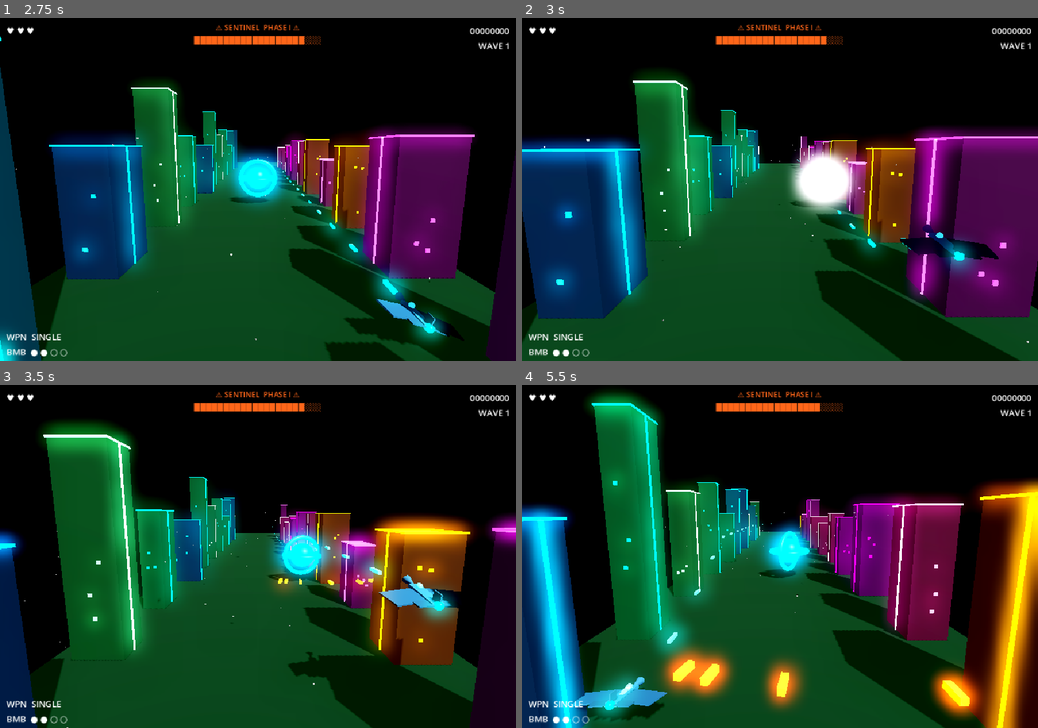
Above: before the commit, frames 1-4 (two rows, left to right).
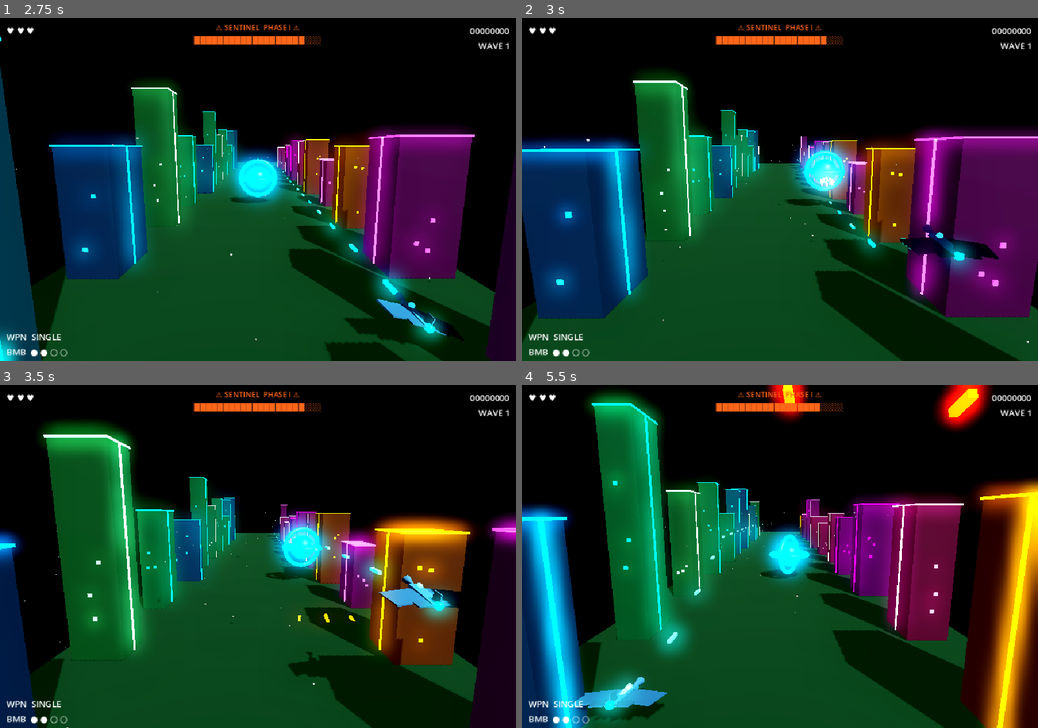
Above: after the commit, the same moments.

Repository: gallak87/tech9
Game: Godot game, scene res://scenes/Main.tscn
Same seed, same stepped clock (60 frames per second), same inputs: the game is played once before the commit and once after it.
Inputs:
- Up to frame 1 (2.75 s): tap Enter (ui_accept) at 0.5, 0.77, 1.52 s; hold D (move_right) 0.53-1.28 s; tap B at 0.6, 1.55, 2.1 s; hold S (move_down) 1.28-2.03 s; tap Space (fire_bomb) at 1.35 s; hold D (move_right) from 2.03 s (still down)
- Up to frame 2 (3 s): release D (move_right) at 2.78 s; hold W (move_up) from 2.78 s (still down); tap 1 at 2.85 s
- Up to frame 3 (3.5 s): keep holding W (move_up); tap Enter (ui_accept) at 3.02 s; tap B at 3.05 s
- Up to frame 4 (5.5 s): release W (move_up) at 3.53 s; hold A (move_left) 3.53-5.03 s; tap 2 at 3.6 s; tap Enter (ui_accept) at 3.77, 4.52 s; tap B at 3.8, 4.55, 5.3 s; tap 3 at 4.35 s; hold S (move_down) from 5.03 s (still down); tap N at 5.1 s

Frame 1 is identical in both runs. In frame 2, 2.4% of the frame differs, in the area x 51-66%, y 34-58%; in frame 3, 2.4%; in frame 4, 6.8%, in the area x 26-92%, y 0-98%.

Commit message:
vf: 3D boss movement + Y-spread fire, /key weapon cycle, wave-hang fix

Diff:
--- a/games/void-fracture/scripts/Boss.gd
+++ b/games/void-fracture/scripts/Boss.gd
@@ -103,8 +103,8 @@
 # --- Boss movement & attack patterns ---
 
 func _update_sentinel(delta: float) -> void:
-	# Drift left/right sinusoidally
 	position.x = sin(_age * 0.6) * 3.0
+	position.y = sin(_age * 0.45 + 1.2) * 0.9
 	_fire_timer -= delta
 	if _fire_timer <= 0:
 		match phase:
@@ -117,9 +117,9 @@
 	_move_timer -= delta
 	if _move_timer <= 0:
 		var targets: Array[Vector3] = [
-			Vector3(-3, 0, -12), Vector3(3, 0, -12),
-			Vector3(0, 0, -14),  Vector3(-2, 0, -10),
-			Vector3(2, 0, -10)
+			Vector3(-3,  0.8, -12), Vector3( 3, -0.7, -12),
+			Vector3( 0,  1.0, -14), Vector3(-2, -0.5, -10),
+			Vector3( 2,  0.6, -10)
 		]
 		_dash_target = targets[randi() % targets.size()]
 		var wait_times := [0.5, 0.8, 1.2, 0.6]
@@ -136,8 +136,8 @@
 			2: _fire_timer = 0.6; _fire_aimed(); _fire_spread(8, 0.28); _fire_ring(4)
 
 func _update_colossus(delta: float) -> void:
-	# Slow drift, barely moves
 	position.x = sin(_age * 0.3) * 1.5
+	position.y = sin(_age * 0.22) * 0.6
 	position.z = -14.0
 	_fire_timer -= delta
 	if _fire_timer <= 0:
@@ -149,9 +149,13 @@
 # --- Fire helpers ---
 
 func _fire_spread(count: int, spread: float) -> void:
+	var player := _find_player()
+	var y_lean := 0.0
+	if player:
+		y_lean = clampf((player.global_position.y - global_position.y) * 0.35, -0.5, 0.5)
 	for i in count:
 		var angle := (float(i) / float(count)) * TAU
-		var dir := Vector3(cos(angle) * spread, 0, sin(angle) * spread + 1.0).normalized()
+		var dir := Vector3(cos(angle) * spread, y_lean, sin(angle) * spread + 1.0).normalized()
 		fired_bullet.emit(global_position, dir, false)
 
 func _fire_aimed() -> void:
--- a/games/void-fracture/scripts/DevTool.gd
+++ b/games/void-fracture/scripts/DevTool.gd
@@ -32,7 +32,7 @@
 	_overlay.offset_bottom = -12.0
 	_overlay.add_theme_font_size_override("font_size", 13)
 	_overlay.add_theme_color_override("font_color", Color(1.0, 1.0, 0.0, 0.9))
-	_overlay.text = "── DEV  (` to close) ──\n[ / ]   weapon tier\nB       spawn boss\nN       skip wave\nG       geo gallery\nK       kill enemies\n1/2/3   boss type\n\n★ GOD MODE ACTIVE ★"
+	_overlay.text = "── DEV  (` to close) ──\n[  /  ]  weapon tier\nB        spawn boss\nN        skip wave\nG        geo gallery\nK        kill enemies\n1/2/3    boss type\n\n★ GOD MODE ACTIVE ★"
 	canvas.add_child(_overlay)
 	add_child(canvas)
 
@@ -45,7 +45,7 @@
 			_game.player.god_mode = _overlay.visible
 		KEY_BRACKETLEFT:
 			_cycle_weapon(-1)
-		KEY_BRACKETRIGHT:
+		KEY_BRACKETRIGHT, KEY_SLASH:
 			_cycle_weapon(1)
 		KEY_B:
 			_drop_boss(-1)
